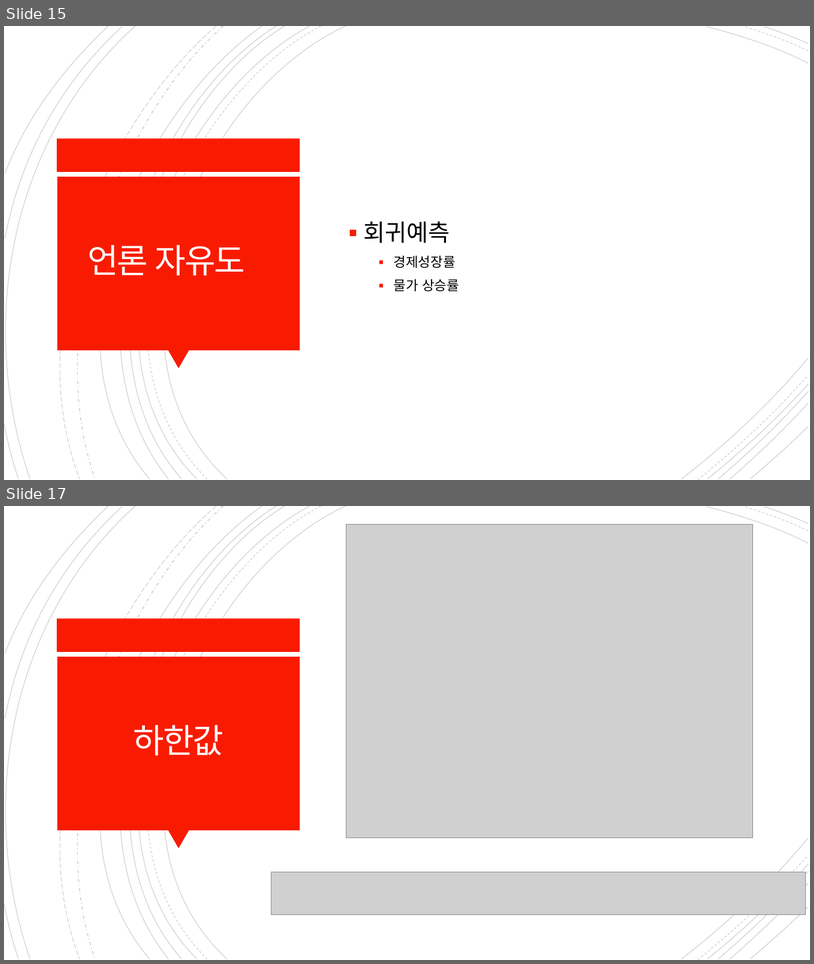
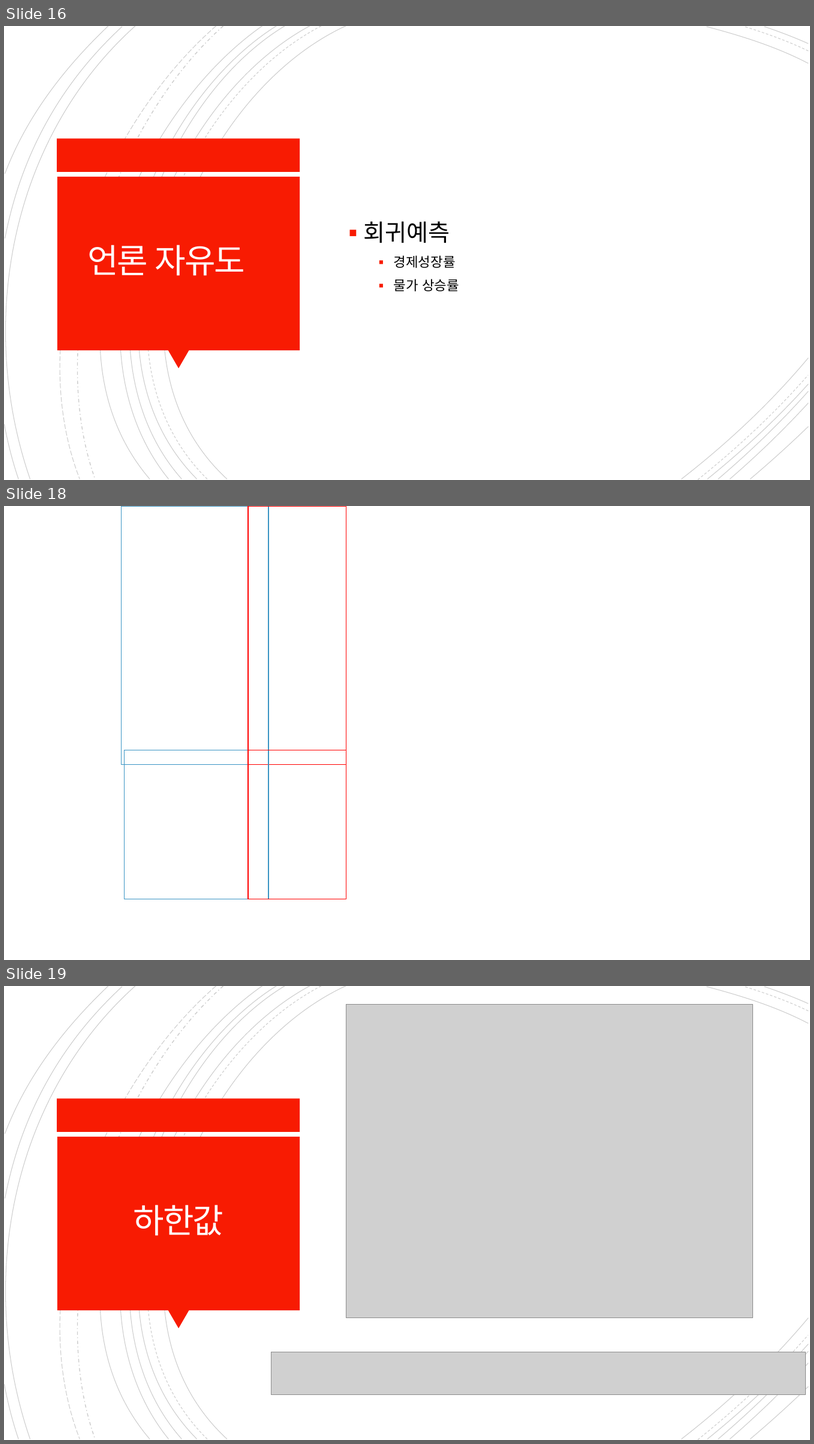
Before and after one commit to letcodesing/project, a slide deck: 개인1/발표용 파일/발표용.pptx. Shown one above the other, each under a label of ours: slides 15 and 17 before the commit, slides 16, 18 and 19 after it; the slides between them are not shown. The pictures are 814x964 and 814x1444 pixels, drawn with LibreOffice and Linux fonts; fonts in the diff are those of the drawing; grey boxes stand for pictures; background and template pictures are left out. Boxes give left, top, right and bottom in pixels: in the first picture for what was removed or moved away, otherwise in the second. Text is boxed around its words. In the diff, an @@ line names an element or a change of style, - is before the commit and + after.

```diff
--- a/개인1/발표용 파일/발표용.pptx
+++ b/개인1/발표용 파일/발표용.pptx
@@ slide 18 added at [4,506,810,960], background picture (left out) @@
@@ rectangle added at [122,506,269,765], outline #3B95C4 1.25 pt @@
@@ rectangle added at [248,506,346,765], outline #FF0000 1.25 pt @@
@@ rectangle added at [125,750,269,898], outline #3B95C4 1.25 pt @@
@@ rectangle added at [248,750,346,898], outline #FF0000 1.25 pt @@
@@ what was slide 15 is now slide 16 @@
@@ what was slide 17 is now slide 19 @@
```
Also in this commit, not shown: 5 slides changed, 5 other slides added, 1 slide removed, 16 other files.
